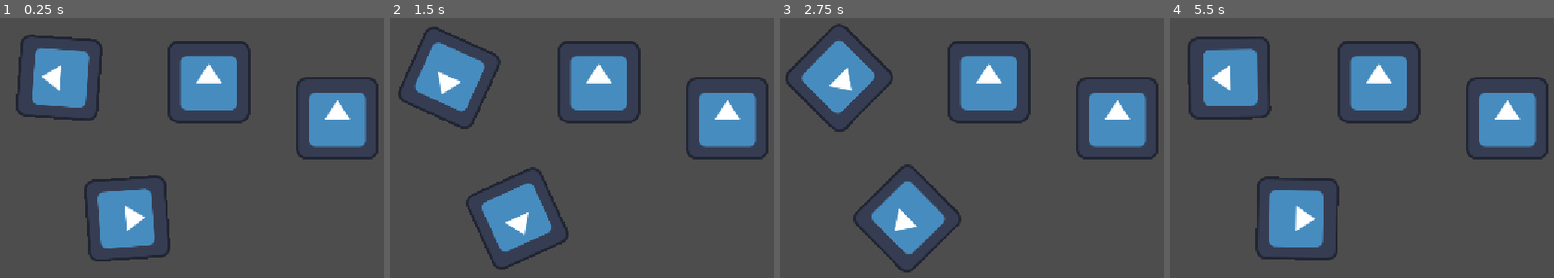
Above: before the commit, frames 1-4 (left to right).
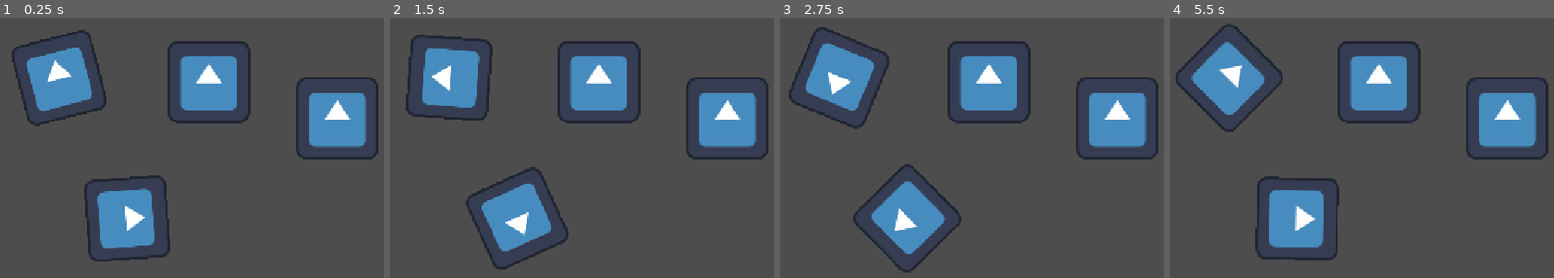
Above: after the commit, the same moments.

Repository: 23483/gamegamegametearaa
Game: Godot game, scene res://world.tscn
Two runs of this game, one before a commit and one after it. Both use one fixed random seed, a clock stepped at 60 frames per second and the inputs below. The project has no main scene, so this scene is started directly. The engine's default icon, where the game draws it, is replaced by a stand-in: a white triangle on a blue panel in a dark square.
Inputs:
- Up to frame 1 (0.25 s): no input
- Up to frame 2 (1.5 s): no input
- Up to frame 3 (2.75 s): no input
- Up to frame 4 (5.5 s): no input

The runs differ from the first frame. In frame 1, 2.4% of the frame differs, in the area x 2-28%, y 4-42%; in frame 2, 2.5%; in frame 3, 2.5%; in frame 4, 3.0%, in the area x 1-30%, y 2-44%.

Commit message:
im still trying ti make the anitithing go ina  circle

Diff:
--- a/world.gd
+++ b/world.gd
@@ -11,4 +11,20 @@
 # Called every frame. 'delta' is the elapsed time since the previous frame.
 func _process(delta: float) -> void:
 	icon.rotate(delta * 6)
-	anticrist_3.rotate(delta * -6)
+	anticrist_3.rotate(delta * -1)
+	anticrist_3.position.x += delta*300
+	anticrist_3.position.x += delta*300
+	anticrist_3.position.x += delta*300
+	anticrist_3.position.x += delta*300
+	anticrist_3.position.y -= delta*300
+	anticrist_3.position.y -= delta*300
+	anticrist_3.position.y -= delta*300
+	anticrist_3.position.y -= delta*300
+	anticrist_3.position.x -= delta*300
+	anticrist_3.position.x -= delta*300
+	anticrist_3.position.x -= delta*300
+	anticrist_3.position.x -= delta*300
+	anticrist_3.position.y += delta*300
+	anticrist_3.position.y += delta*300
+	anticrist_3.position.y += delta*300
+	anticrist_3.position.y += delta*300
